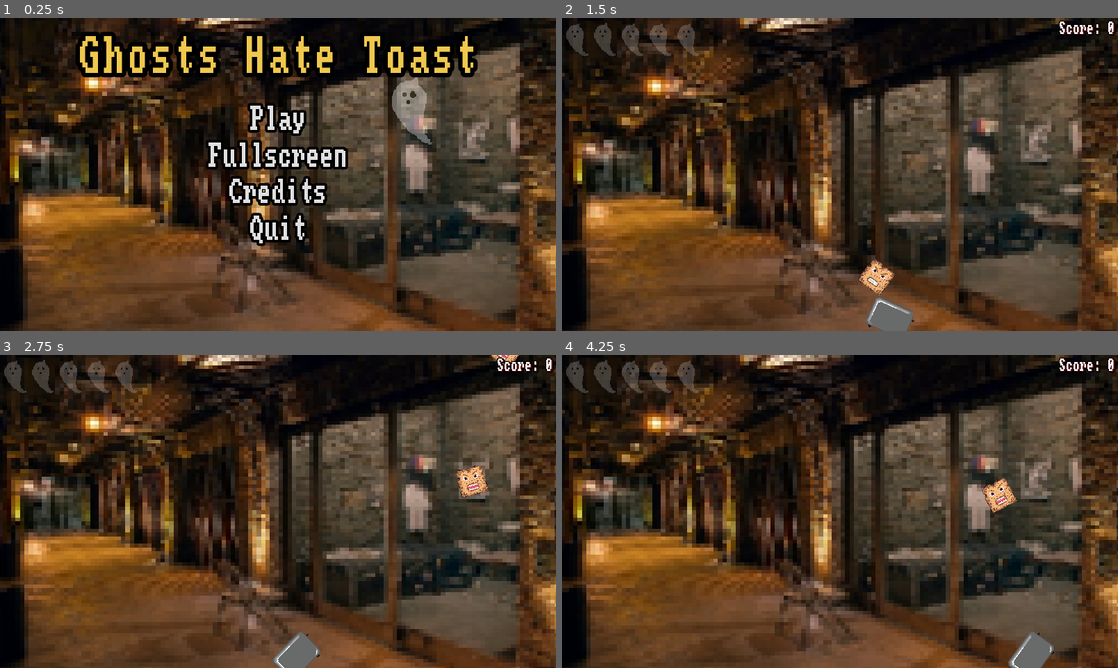
Above: before the commit, frames 1-4 (two rows, left to right).
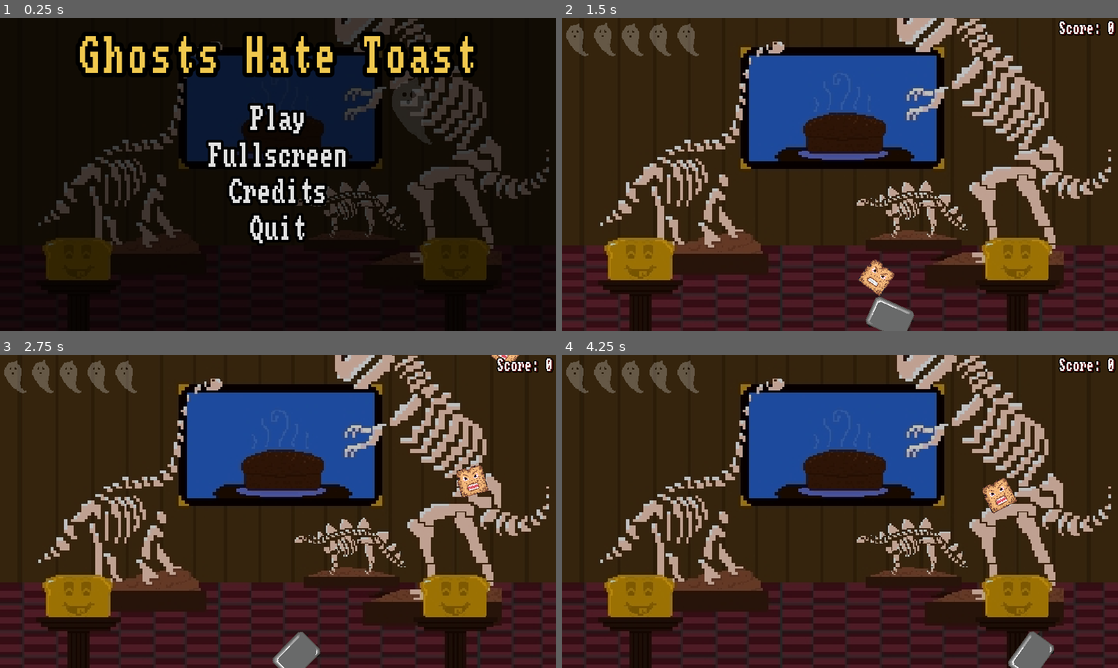
Above: after the commit, the same moments.

Repository: nisovin/GhostsHateToast
Game: Godot game, scene res://MainMenu.tscn
Same seed, same stepped clock (60 frames per second), same inputs: the game is played once before the commit and once after it.
Inputs (mouse positions are in pixels of both pictures, inside the frame that each line leads up to):
- Up to frame 1 (0.25 s): no input
- Up to frame 2 (1.5 s): click "Play" at 0.5 s; tap Enter at 1.25 s; move the mouse to (962, 158) at 1.27 s; hold D (move_right) from 1.28 s (still down); hold Space (fire) from 1.28 s (still down)
- Up to frame 3 (2.75 s): move the mouse to (166, 527) at 2.02 s; release D (move_right) at 2.03 s; release Space (fire) at 2.03 s; hold A (move_left) from 2.03 s (still down); tap Z at 2.1 s
- Up to frame 4 (4.25 s): move the mouse to (895, 442) at 2.77 s; release A (move_left) at 2.78 s; hold Space (fire) 2.78-3.53 s; hold D (move_right) from 2.78 s (still down); move the mouse to (812, 574) at 3.52 s; tap Z at 3.6 s

The runs differ from the first frame. In frame 1, 67% of the frame differs, in the area x 0-100%, y 0-100%; in frame 2, 76%; in frame 3, 76%; in frame 4, 76%.

Commit message:
Almost done

Diff:
--- a/project/Level.gd
+++ b/project/Level.gd
@@ -27,27 +27,6 @@
 		get_tree().paused = true
 
 func _unhandled_key_input(event):
-	if event.pressed and event.scancode == KEY_F1:
-		cheat_yeast()
-	if event.pressed and event.scancode == KEY_F2:
-		interval = 1
-	if event.pressed and event.scancode == KEY_F3:
-		score = 1500
-		end_game()
-	if event.pressed and event.scancode == KEY_F4:
-		spawn_powerup(Vector2(player.position.x, 100))
-	if event.pressed and event.scancode == KEY_F5:
-		player.collect(G.powerup_database[0])
-	if event.pressed and event.scancode == KEY_F6:
-		player.collect(G.powerup_database[1])
-	if event.pressed and event.scancode == KEY_F7:
-		player.collect(G.powerup_database[2])
-	if event.pressed and event.scancode == KEY_F9:
-		player.collect(G.powerup_database[3])
-	if event.pressed and event.scancode == KEY_F10:
-		player.collect(G.powerup_database[4])
-	if event.pressed and event.scancode == KEY_F11:
-		player.collect(G.powerup_database[5])
 	if event.pressed and event.scancode >= KEY_A and event.scancode <= KEY_Z and not gameover:
 		var key = OS.get_scancode_string(event.scancode)
 		cheatcode += key
@@ -70,7 +49,6 @@
 
 func _on_DifficultyTimer_timeout():
 	ghost_health_multiplier + 0.25
-	print(ghost_health_multiplier)
 
 func _on_ghost_die(ghost, bread):
 	if gameover: return
--- a/project/Level.tscn
+++ b/project/Level.tscn
@@ -2,7 +2,7 @@
 
 [ext_resource path="res://Player.tscn" type="PackedScene" id=1]
 [ext_resource path="res://Level.gd" type="Script" id=2]
-[ext_resource path="res://art/background.png" type="Texture" id=3]
+[ext_resource path="res://art/backdrop.png" type="Texture" id=3]
 [ext_resource path="res://sounds/mischief-maker-by-kevin-macleod-from-filmmusic-io.ogg" type="AudioStream" id=4]
 [ext_resource path="res://novem___.ttf" type="DynamicFontData" id=5]
 [ext_resource path="res://sounds/escape.wav" type="AudioStream" id=6]
@@ -59,8 +59,7 @@
 script = ExtResource( 2 )
 
 [node name="background" type="Sprite" parent="."]
-position = Vector2( 320.821, 181.534 )
-scale = Vector2( 1.00944, 0.855773 )
+position = Vector2( 320, 180 )
 texture = ExtResource( 3 )
 
 [node name="ToastHolder" type="Node2D" parent="."]
@@ -141,34 +140,34 @@
 }
 
 [node name="Life1" type="TextureRect" parent="CanvasLayer/Lives"]
-modulate = Color( 1, 1, 1, 0.196078 )
+modulate = Color( 1, 1, 1, 0.235294 )
 margin_right = 28.0
 margin_bottom = 40.0
 texture = ExtResource( 7 )
 
 [node name="Life2" type="TextureRect" parent="CanvasLayer/Lives"]
-modulate = Color( 1, 1, 1, 0.196078 )
+modulate = Color( 1, 1, 1, 0.235294 )
 margin_left = 32.0
 margin_right = 60.0
 margin_bottom = 40.0
 texture = ExtResource( 7 )
 
 [node name="Life3" type="TextureRect" parent="CanvasLayer/Lives"]
-modulate = Color( 1, 1, 1, 0.196078 )
+modulate = Color( 1, 1, 1, 0.235294 )
 margin_left = 64.0
 margin_right = 92.0
 margin_bottom = 40.0
 texture = ExtResource( 7 )
 
 [node name="Life4" type="TextureRect" parent="CanvasLayer/Lives"]
-modulate = Color( 1, 1, 1, 0.196078 )
+modulate = Color( 1, 1, 1, 0.235294 )
 margin_left = 96.0
 margin_right = 124.0
 margin_bottom = 40.0
 texture = ExtResource( 7 )
 
 [node name="Life5" type="TextureRect" parent="CanvasLayer/Lives"]
-modulate = Color( 1, 1, 1, 0.196078 )
+modulate = Color( 1, 1, 1, 0.235294 )
 margin_left = 128.0
 margin_right = 156.0
 margin_bottom = 40.0
--- a/project/MainMenu.gd
+++ b/project/MainMenu.gd
@@ -14,6 +14,7 @@
 		$HighScore.text = "High Score: " + str(G.save_data.high_score)
 	if OS.has_feature("HTML5"):
 		$Menu/VBoxContainer/Quit.queue_free()
+	$SoundTimer.start(rand_range(3, 6))
 
 func _process(delta):
 	ghost_velocity = (ghost.get_global_mouse_position() - ghost.position).clamped(GHOST_SPEED)
@@ -21,6 +22,11 @@
 	ghost_velocity += (ghost.get_global_mouse_position() - ghost.position).clamped(GHOST_SPEED) + ghost_offset
 	ghost_velocity = ghost_velocity.clamped(GHOST_SPEED)
 	ghost.position += ghost_velocity * delta
+
+func _on_SoundTimer_timeout():
+	if not $GhostSound.playing:
+		$GhostSound.play()
+	$SoundTimer.start(rand_range(15, 30))
 
 func _on_Play_pressed():
 	get_tree().change_scene("res://Level.tscn")
--- a/project/MainMenu.tscn
+++ b/project/MainMenu.tscn
@@ -1,9 +1,11 @@
-[gd_scene load_steps=15 format=2]
+[gd_scene load_steps=17 format=2]
 
 [ext_resource path="res://novem___.ttf" type="DynamicFontData" id=1]
-[ext_resource path="res://art/background.png" type="Texture" id=2]
+[ext_resource path="res://art/backdrop.png" type="Texture" id=2]
 [ext_resource path="res://art/ghost2.png" type="Texture" id=3]
 [ext_resource path="res://MainMenu.gd" type="Script" id=4]
+[ext_resource path="res://sounds/Ghoulish-Fun_Looping.ogg" type="AudioStream" id=5]
+[ext_resource path="res://sounds/ooooo.wav" type="AudioStream" id=6]
 
 [sub_resource type="AtlasTexture" id=1]
 atlas = ExtResource( 3 )
@@ -61,14 +63,21 @@
 [node name="Node2D" type="Node2D" parent="."]
 
 [node name="Background" type="Sprite" parent="Node2D"]
-position = Vector2( 320.21, 178.651 )
-scale = Vector2( 1.01191, 0.861944 )
+position = Vector2( 320, 180 )
 texture = ExtResource( 2 )
 
 [node name="Ghost" type="AnimatedSprite" parent="Node2D"]
 modulate = Color( 1, 1, 1, 0.341176 )
 position = Vector2( 491.077, 111.685 )
 frames = SubResource( 7 )
+
+[node name="ColorRect" type="ColorRect" parent="."]
+anchor_right = 1.0
+anchor_bottom = 1.0
+color = Color( 0, 0, 0, 0.670588 )
+__meta__ = {
+"_edit_use_anchors_": false
+}
 
 [node name="Label" type="Label" parent="."]
 anchor_right = 1.0
@@ -192,7 +201,7 @@
 
 Programming: Nisovin
 Art: Aeldae
-Sounds: TonyArakawa, Nisovin
+Sound Effects: TonyArakawa and Nisovin
 
 
 =====================
@@ -203,6 +212,8 @@
 Link: https://incompetech.filmmusic.io/song/4059-mischief-maker
 License: http://creativecommons.org/licenses/by/4.0/
 
+Goulish Fun (Looping) by Eric Matyas
+www.soundimage.org
 
 
 =====================
@@ -240,7 +251,7 @@
 
 Programming: Nisovin
 Art: Aeldae
-Sounds: TonyArakawa, Nisovin
+Sound Effects: TonyArakawa and Nisovin
 
 
 =====================
@@ -251,6 +262,8 @@
 Link: https://incompetech.filmmusic.io/song/4059-mischief-maker
 License: http://creativecommons.org/licenses/by/4.0/
 
+Goulish Fun (Looping) by Eric Matyas
+www.soundimage.org
 
 
 =====================
@@ -286,8 +299,21 @@
 margin_right = 303.0
 margin_bottom = 20.0
 text = "Close"
+
+[node name="Music" type="AudioStreamPlayer" parent="."]
+stream = ExtResource( 5 )
+volume_db = -25.0
+autoplay = true
+
+[node name="GhostSound" type="AudioStreamPlayer" parent="."]
+stream = ExtResource( 6 )
+volume_db = -15.0
+
+[node name="SoundTimer" type="Timer" parent="."]
+one_shot = true
 [connection signal="pressed" from="Menu/VBoxContainer/Play" to="." method="_on_Play_pressed"]
 [connection signal="pressed" from="Menu/VBoxContainer/FullScreen" to="." method="_on_FullScreen_pressed"]
 [connection signal="pressed" from="Menu/VBoxContainer/Credits" to="." method="_on_Credits_pressed"]
 [connection signal="pressed" from="Menu/VBoxContainer/Quit" to="." method="_on_Quit_pressed"]
 [connection signal="pressed" from="Credits/Panel/VBoxContainer/HBoxContainer/CreditsClose" to="." method="_on_CreditsClose_pressed"]
+[connection signal="timeout" from="SoundTimer" to="." method="_on_SoundTimer_timeout"]
Binary file added: project/art/backdrop.png
Not shown, added: project/art/backdrop.png.import
Binary file removed: project/art/background.png
Not shown, added: project/sounds/Ghoulish-Fun_Looping.ogg.import
Not shown, added: project/sounds/ooooo.wav.import
Not shown, added: project/sounds/Ghoulish-Fun_Looping.ogg
Not shown, added: project/sounds/ooooo.wav
